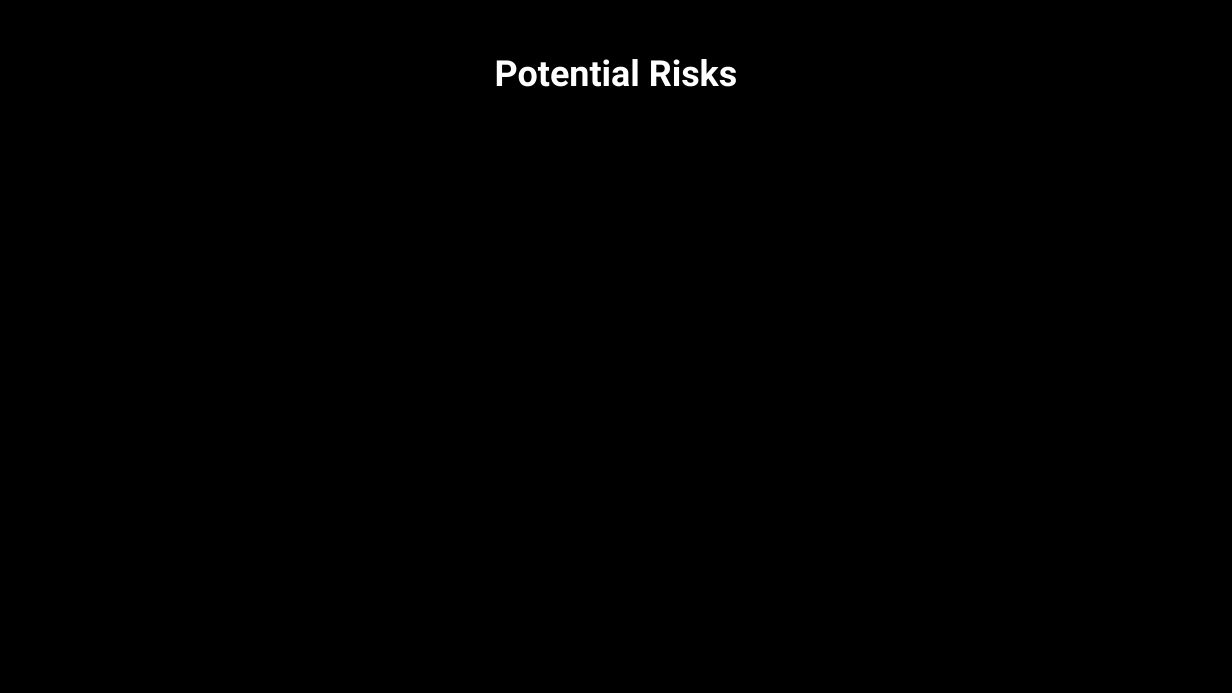
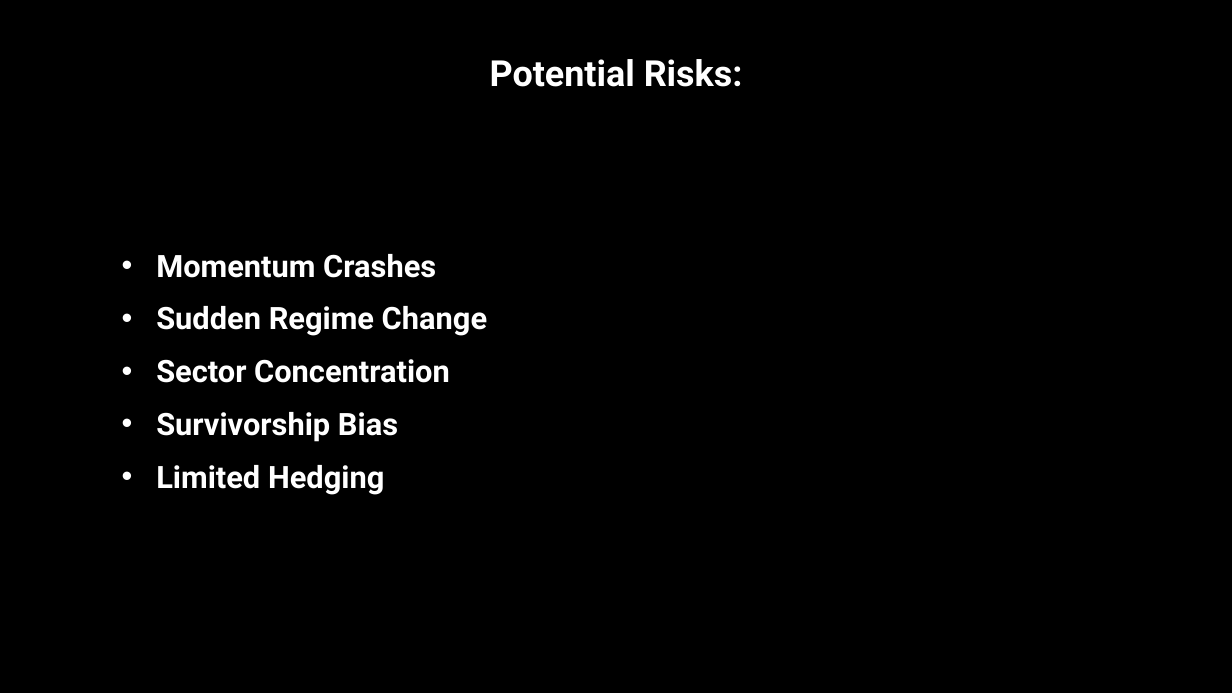
Before and after one commit to GeorgeMoschovis/Value-Quality-Momentum-Strategy, a slide deck: slide 7 of Presentation/Strategy_Pitch (2).pptx (slide 9 before the commit). Drawn at 1232x693 pixels with LibreOffice and Linux fonts; fonts in the diff are those of the drawing. Boxes give left, top, right and bottom in pixels: in the first picture for what was removed or moved away, otherwise in the second. Text is boxed around its words. In the diff, an @@ line names an element or a change of style, - is before the commit and + after.

```diff
--- a/Presentation/Strategy_Pitch (2).pptx
+++ b/Presentation/Strategy_Pitch (2).pptx
@@ text at box(490, 59, 743, 87): text changed @@
-Potential Risks
+Potential Risks:
@@ text added at box(156, 254, 487, 495), 24 pt, text #FFFFFF, bold @@
+• Momentum Crashes
+• Sudden Regime Change
+• Sector Concentration
+• Survivorship Bias
+• Limited Hedging
```
Also in this commit, not shown: 3 other slides changed, 5 slides added, 5 other files.
